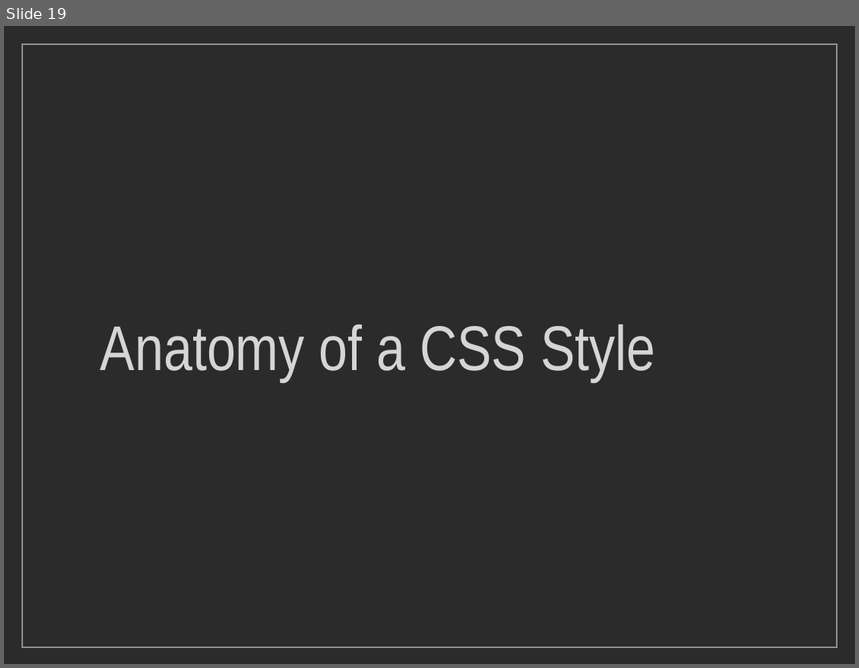
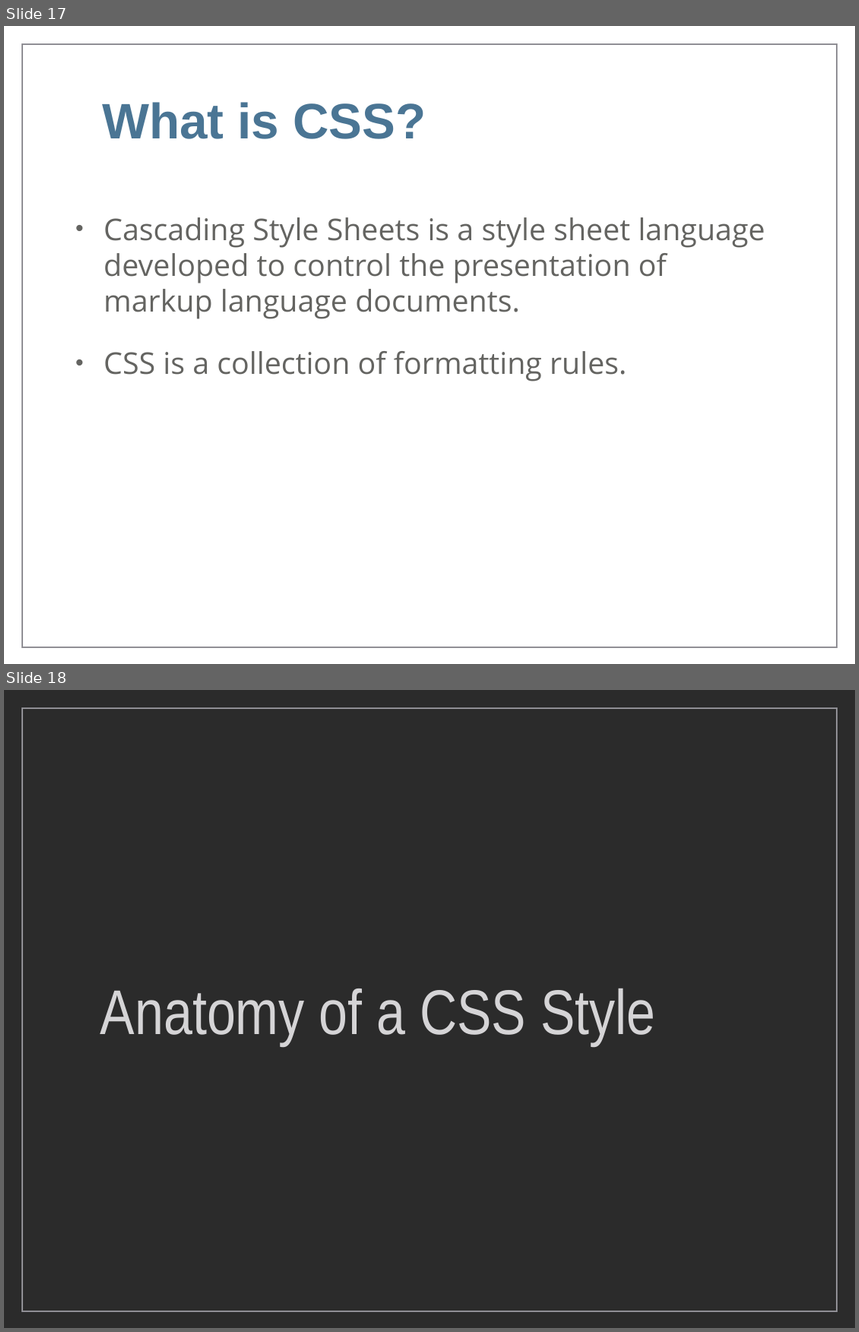
Before and after one commit to markdodgson/markdodgson-mohawk, a slide deck: images/keynotes/Week4_Keynote.ppt. Shown one above the other, each under a label of ours: slide 19 before the commit, slides 17 and 18 after it. The pictures are 859x668 and 859x1332 pixels, drawn with LibreOffice and Linux fonts; fonts in the diff are those of the drawing; background and template pictures are left out; a plain dark background stands for a picture behind light text. Boxes give left, top, right and bottom in pixels: in the first picture for what was removed or moved away, otherwise in the second. Text is boxed around its words. In the diff, an @@ line names an element or a change of style, - is before the commit and + after.

Commit message:
End of Semester commit
Added and modified a number of items including the assignments,  cheat sheets, applications and books. added some additional pages (week files)

```diff
--- a/images/keynotes/Week4_Keynote.ppt
+++ b/images/keynotes/Week4_Keynote.ppt
@@ slide 17 added at [4, 26, 855, 664], background picture (left out); not listed: 1 template element that a slide beside it also shows @@
@@ title added at [102, 102, 427, 139], 60 pt, text #4A7594, bold @@
+What is CSS?
@@ text added at [104, 218, 766, 382], 36 pt, text #646461 @@
+• Cascading Style Sheets is a style sheet language developed to control the presentation of markup language documents.
+• CSS is a collection of formatting rules.
@@ what was slide 19 is now slide 18 @@
```
Also in this commit, not shown: 20 slides changed, 6 other slides added, 3 slides removed, 42 other files.
